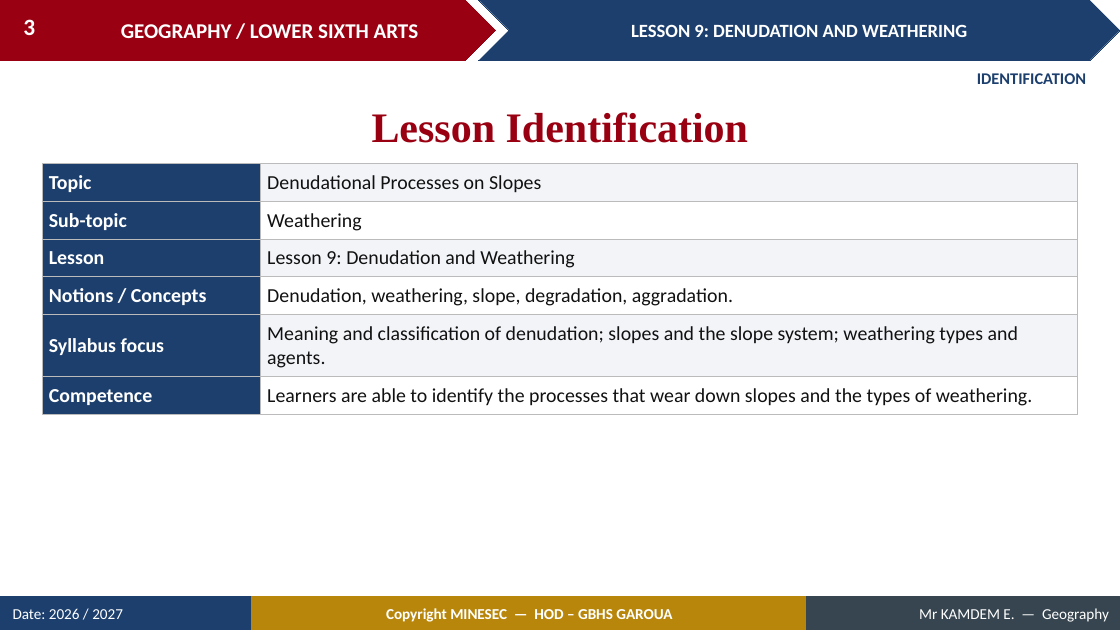
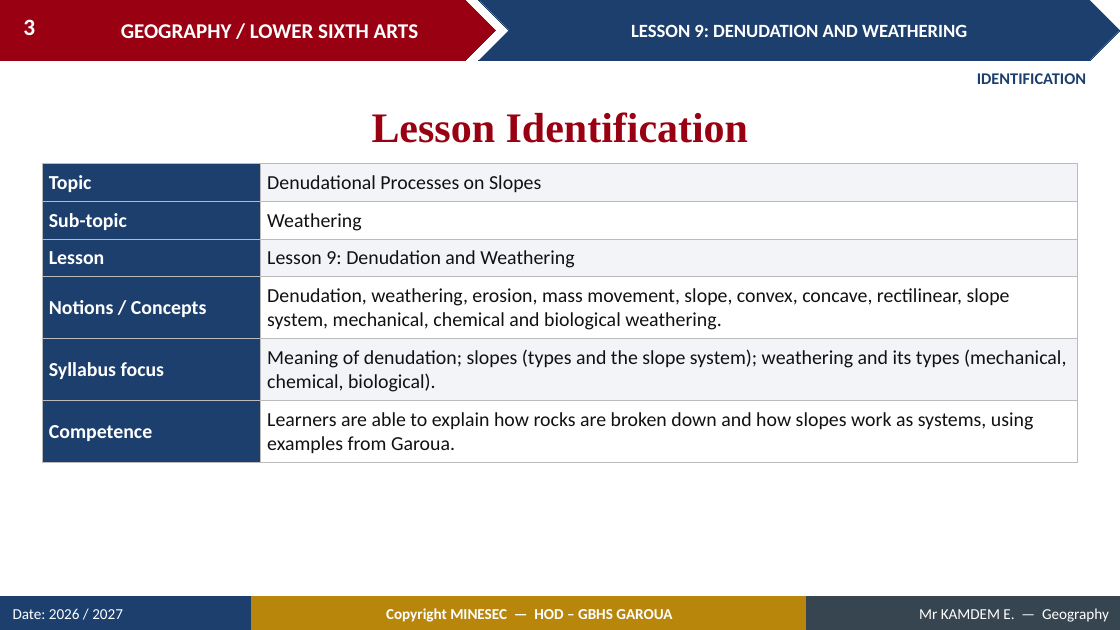
Before and after one commit to Berthautk/linea-github, a slide deck: slide 3 of lecons/LSA/Geomorphology/11_LSA_GEOMO_L09_Denudation_and_Weathering.pptx. Drawn at 1120x630 pixels with LibreOffice and Linux fonts; fonts in the diff are those of the drawing. Boxes give left, top, right and bottom in pixels: in the first picture for what was removed or moved away, otherwise in the second. Text is boxed around its words. In the diff, an @@ line names an element or a change of style, - is before the commit and + after.

```diff
--- a/lecons/LSA/Geomorphology/11_LSA_GEOMO_L09_Denudation_and_Weathering.pptx
+++ b/lecons/LSA/Geomorphology/11_LSA_GEOMO_L09_Denudation_and_Weathering.pptx
@@ table at [42, 164, 1078, 458] @@
-row 4, column 2: Denudation, weathering, slope, degradation, aggradation.
+row 4, column 2: Denudation, weathering, erosion, mass movement, slope, convex, concave, rectilinear, slope system, mechanical, chemical and biological weathering.
-row 5, column 2: Meaning and classification of denudation; slopes and the slope system; weathering types and agents.
+row 5, column 2: Meaning of denudation; slopes (types and the slope system); weathering and its types (mechanical, chemical, biological).
-row 6, column 2: Learners are able to identify the processes that wear down slopes and the types of weathering.
+row 6, column 2: Learners are able to explain how rocks are broken down and how slopes work as systems, using examples from Garoua.
```
Also in this commit, not shown: 40 other slides changed, 17 slides added, 8 slides removed, 52 other files.
